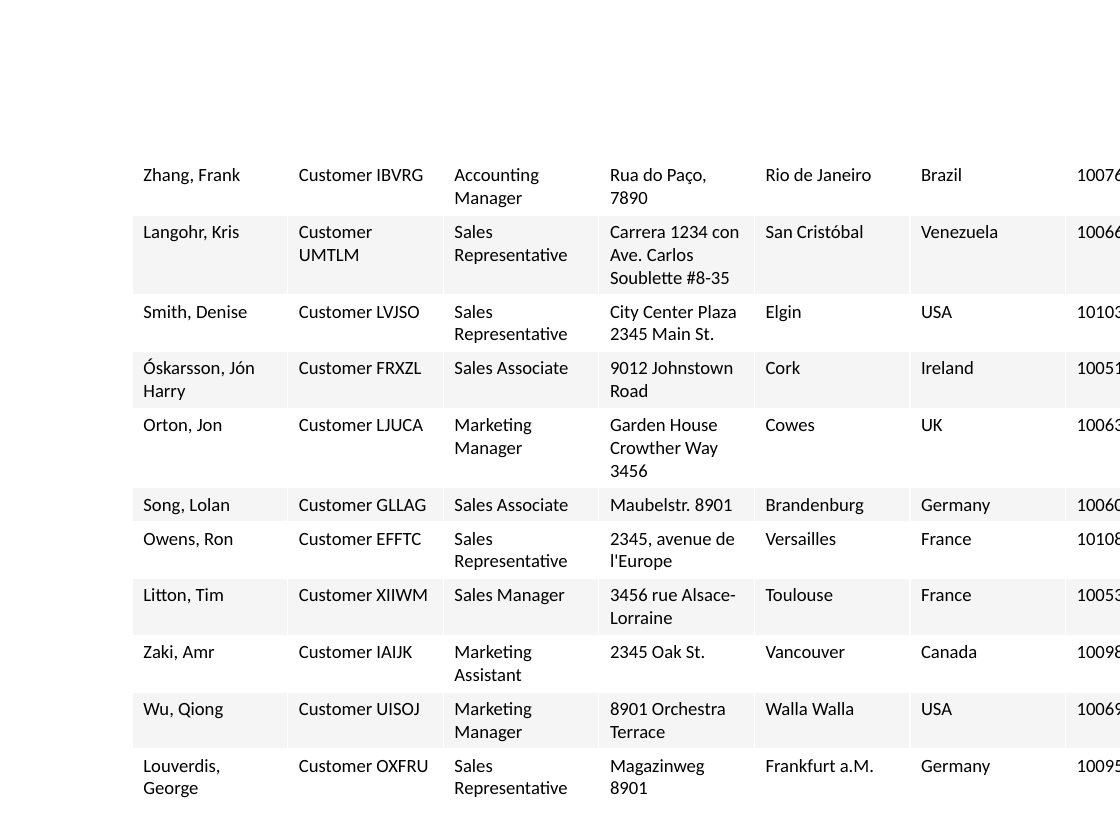
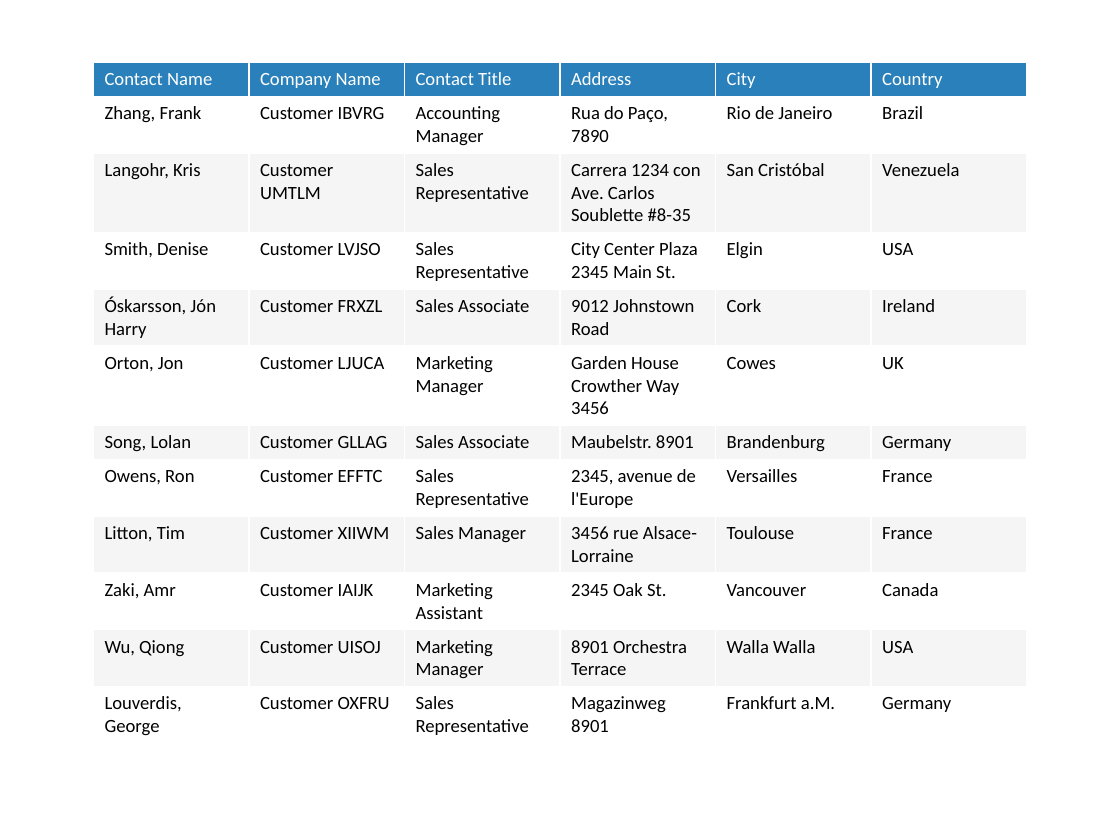
Before and after one commit to faisalsaleem101/FaisalSaleemWebApplication, a slide deck: slide 4 of Templates/UpdateExistingTable7.pptx. Drawn at 1120x840 pixels with LibreOffice and Linux fonts; fonts in the diff are those of the drawing. Boxes give left, top, right and bottom in pixels: in the first picture for what was removed or moved away, otherwise in the second. Text is boxed around its words. In the diff, an @@ line names an element or a change of style, - is before the commit and + after.

```diff
--- a/Templates/UpdateExistingTable7.pptx
+++ b/Templates/UpdateExistingTable7.pptx
@@ table at <box>93,63,1027,740</box> @@
-column 7: Postal Code | 10076 | 10066 | 10103 | 10051 | 10063 | 10060 | 10108 | 10053 | 10098 | 10069 | 10095
@@ table: place and size @@
-table at <box>132,124,1120,802</box>
+table at <box>93,63,1027,740</box>
```
Also in this commit, not shown: 9 other slides changed, 2 other files.
